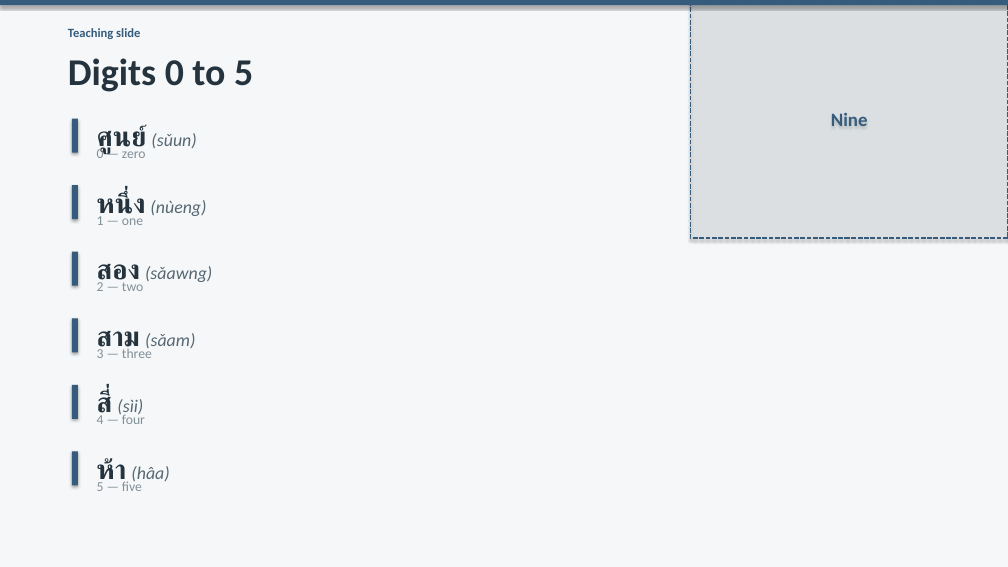
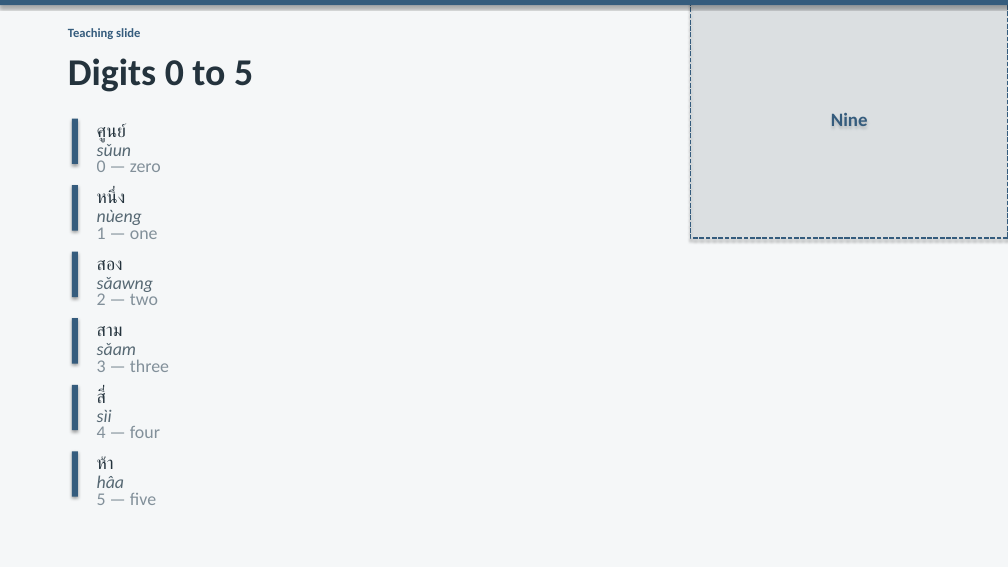
Before and after one commit to OTFTCS/thai-nine, a slide deck: slide 3 of course/modules/M01/L004/M01-L004-canva-deck.pptx. Drawn at 1008x567 pixels with LibreOffice and Linux fonts; fonts in the diff are those of the drawing. Boxes give left, top, right and bottom in pixels: in the first picture for what was removed or moved away, otherwise in the second. Text is boxed around its words. In the diff, an @@ line names an element or a change of style, - is before the commit and + after.

```diff
--- a/course/modules/M01/L004/M01-L004-canva-deck.pptx
+++ b/course/modules/M01/L004/M01-L004-canva-deck.pptx
@@ rectangle: place and size @@
-rectangle at box(72, 119, 78, 153)
+rectangle at box(72, 119, 78, 164)
@@ text at box(97, 123, 127, 142): text changed; text colour #566873 to #24333D; italic off @@
-ศูนย์ (sǔun)
+ศูนย์
@@ text added at box(97, 141, 132, 161), 17 pt, text #566873, italic @@
+sǔun
@@ rectangle: place and size @@
-rectangle at box(72, 185, 78, 219)
+rectangle at box(72, 185, 78, 231)
@@ text at box(97, 190, 126, 203): text changed; text colour #566873 to #24333D; italic off @@
-หนึ่ง (nùeng)
+หนึ่ง
@@ text added at box(97, 210, 142, 228), 17 pt, text #566873, italic @@
+nùeng
@@ rectangle: place and size @@
-rectangle at box(72, 252, 78, 286)
+rectangle at box(72, 252, 78, 297)
@@ text at box(97, 260, 123, 270): text changed; text colour #566873 to #24333D; italic off @@
-สอง (sǎawng)
+สอง
@@ text added at box(97, 277, 153, 294), 17 pt, text #566873, italic @@
+sǎawng
@@ rectangle: place and size @@
-rectangle at box(72, 318, 78, 352)
+rectangle at box(72, 318, 78, 364)
@@ text at box(97, 326, 123, 336): text changed; text colour #566873 to #24333D; italic off @@
-สาม (sǎam)
+สาม
@@ text added at box(97, 343, 136, 361), 17 pt, text #566873, italic @@
+sǎam
@@ rectangle: place and size @@
-rectangle at box(72, 451, 78, 485)
+rectangle at box(72, 385, 78, 430)
@@ text at box(97, 389, 106, 403): text changed; text colour #566873 to #24333D; italic off @@
-สี่ (sìi)
+สี่
@@ text added at box(97, 410, 112, 427), 17 pt, text #566873, italic @@
+sìi
@@ rectangle: place and size @@
-rectangle at box(72, 385, 78, 419)
+rectangle at box(72, 451, 78, 497)
@@ text at box(97, 456, 114, 469): text changed; text colour #566873 to #24333D; italic off @@
-ห้า (hâa)
+ห้า
@@ text added at box(97, 475, 125, 494), 17 pt, text #566873, italic @@
+hâa
@@ 6 texts: place and size @@
-6 texts at box(97, 147, 152, 491)
+6 texts at box(97, 160, 169, 505)
@@ size 13 to 17 pt in 6 elements at box(97, 160, 161, 172), box(97, 224, 158, 239), box(97, 291, 158, 305), box(97, 359, 169, 372), box(97, 426, 160, 438), box(97, 493, 156, 505) @@
```
Also in this commit, not shown: 4 other slides changed, 3 other files.
